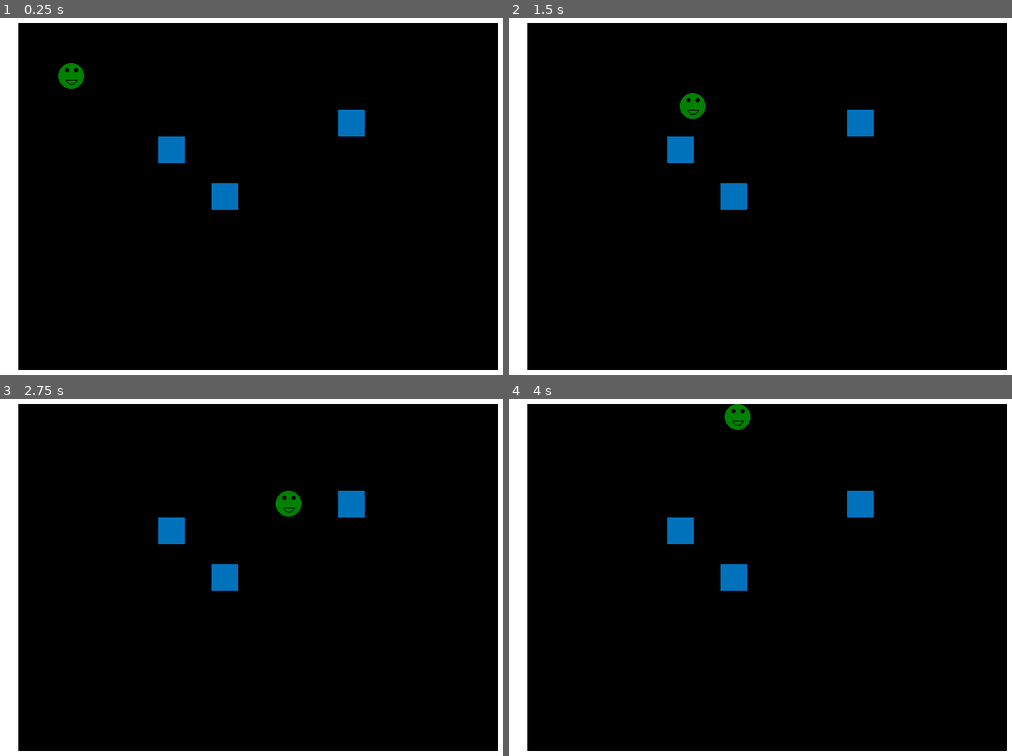
Above: before the commit, frames 1-4 (two rows, left to right).
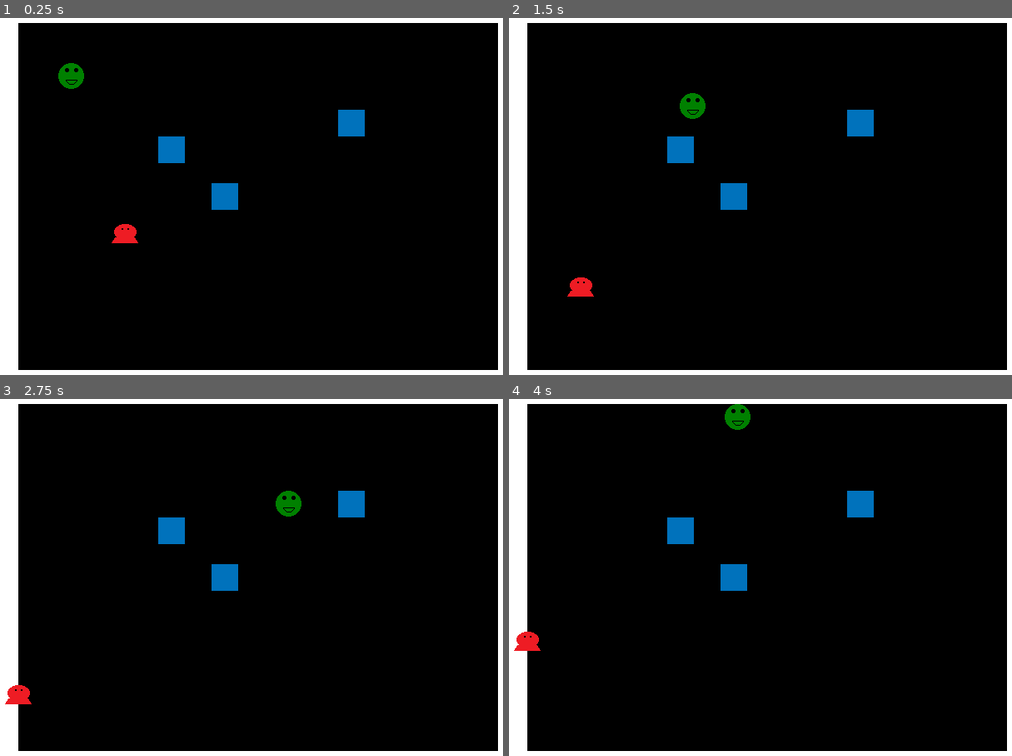
Above: after the commit, the same moments.

Repository: andOlga/game-off-2024
Game: Godot game, scene res://test_scene.tscn
The game is run twice, just before and just after one commit, with the same random seed, the same clock (stepped at 60 frames per second) and the same inputs.
Inputs:
- Up to frame 1 (0.25 s): no input
- Up to frame 2 (1.5 s): hold Right (move_right) 0.53-1.28 s; hold Down (move_down) from 1.28 s (still down)
- Up to frame 3 (2.75 s): release Down (move_down) at 2.03 s; hold Right (move_right) from 2.03 s (still down)
- Up to frame 4 (4 s): release Right (move_right) at 2.78 s; hold Up (move_up) 2.78-3.53 s; hold Left (move_left) from 3.53 s (still down)

The runs differ from the first frame. In frame 1, 0.2% of the frame differs, in the area x 22-28%, y 57-64%; in frame 2, 0.2%; in frame 3, 0.2%, in the area x 0-7%, y 80-86%; in frame 4, 0.2%.

Commit message:
Re-implement Hopper enemy

Diff:
--- /dev/null
+++ b/game_objects/enemies/hopper.gd
@@ -0,0 +1,10 @@
+@icon("res://sprite_images/sBlob.png")
+
+extends Node2D
+
+@export var step_size := 32
+
+func _on_movement_timer_timeout() -> void:
+	var move_amount : int = [-1, 1].pick_random() * step_size
+	var move_direction : StringName = [&"x", &"y"].pick_random()
+	position[move_direction] += move_amount
--- /dev/null
+++ b/game_objects/enemies/hopper.tscn
@@ -0,0 +1,28 @@
+[gd_scene load_steps=5 format=3 uid="uid://bl37rtcwtq73x"]
+
+[ext_resource type="Script" uid="uid://cl0mmisx3kgad" path="res://game_objects/enemies/hopper.gd" id="1_lupmx"]
+[ext_resource type="Texture2D" uid="uid://cn4cgx6jobybh" path="res://sprite_images/sBlob.png" id="1_qkgy8"]
+[ext_resource type="PackedScene" uid="uid://c3t7nkavjywjo" path="res://game_objects/enemy_hurt_box.tscn" id="2_s6dub"]
+
+[sub_resource type="RectangleShape2D" id="RectangleShape2D_lupmx"]
+size = Vector2(32, 32)
+
+[node name="Hopper" type="Node2D"]
+z_index = 2
+script = ExtResource("1_lupmx")
+
+[node name="Sprite" type="Sprite2D" parent="."]
+position = Vector2(16, 16)
+texture = ExtResource("1_qkgy8")
+
+[node name="EnemyHurtBox" parent="." instance=ExtResource("2_s6dub")]
+
+[node name="CollisionShape2D" type="CollisionShape2D" parent="EnemyHurtBox"]
+position = Vector2(16, 16)
+shape = SubResource("RectangleShape2D_lupmx")
+
+[node name="MovementTimer" type="Timer" parent="."]
+wait_time = 0.3
+autostart = true
+
+[connection signal="timeout" from="MovementTimer" to="." method="_on_movement_timer_timeout"]
--- /dev/null
+++ b/game_objects/enemy_hurt_box.gd
@@ -0,0 +1,5 @@
+extends Area2D
+
+func _on_body_entered(body: Node2D) -> void:
+	if body is Player:
+		body.hurt()
--- /dev/null
+++ b/game_objects/enemy_hurt_box.tscn
@@ -0,0 +1,8 @@
+[gd_scene load_steps=2 format=3 uid="uid://c3t7nkavjywjo"]
+
+[ext_resource type="Script" uid="uid://durwjm8q58prx" path="res://game_objects/enemy_hurt_box.gd" id="1_0c6t4"]
+
+[node name="EnemyHurtBox" type="Area2D"]
+script = ExtResource("1_0c6t4")
+
+[connection signal="body_entered" from="." to="." method="_on_body_entered"]
--- a/game_objects/player.gd
+++ b/game_objects/player.gd
@@ -1,6 +1,6 @@
 @icon("res://sprite_images/sPlayer.png")
 
-extends CharacterBody2D
+class_name Player extends CharacterBody2D
 
 @export var has_sword := false
 
--- a/test_scene.tscn
+++ b/test_scene.tscn
@@ -1,8 +1,9 @@
-[gd_scene load_steps=4 format=3 uid="uid://bx2cxunaqj8tk"]
+[gd_scene load_steps=5 format=3 uid="uid://bx2cxunaqj8tk"]
 
 [ext_resource type="PackedScene" uid="uid://dydo5qirh645o" path="res://game_objects/player.tscn" id="1_uhqqe"]
-[ext_resource type="PackedScene" uid="uid://cxu0hldj0bn5g" path="res://game_objects/wall.tscn" id="2_ia1lp"]
-[ext_resource type="PackedScene" uid="uid://btg3mstd4ic4k" path="res://game_objects/water.tscn" id="3_sasra"]
+[ext_resource type="PackedScene" uid="uid://cxu0hldj0bn5g" path="res://game_objects/obstacles/wall.tscn" id="2_ia1lp"]
+[ext_resource type="PackedScene" uid="uid://btg3mstd4ic4k" path="res://game_objects/obstacles/water.tscn" id="3_sasra"]
+[ext_resource type="PackedScene" uid="uid://bl37rtcwtq73x" path="res://game_objects/enemies/hopper.tscn" id="4_coq8p"]
 
 [node name="TestScene" type="Node2D"]
 
@@ -32,3 +33,6 @@
 
 [node name="Water3" parent="." instance=ExtResource("3_sasra")]
 position = Vector2(416, 136)
+
+[node name="Hopper" parent="." instance=ExtResource("4_coq8p")]
+position = Vector2(144, 264)
Not shown, added: game_objects/enemies/hopper.gd.uid
Not shown, added: game_objects/enemy_hurt_box.gd.uid
